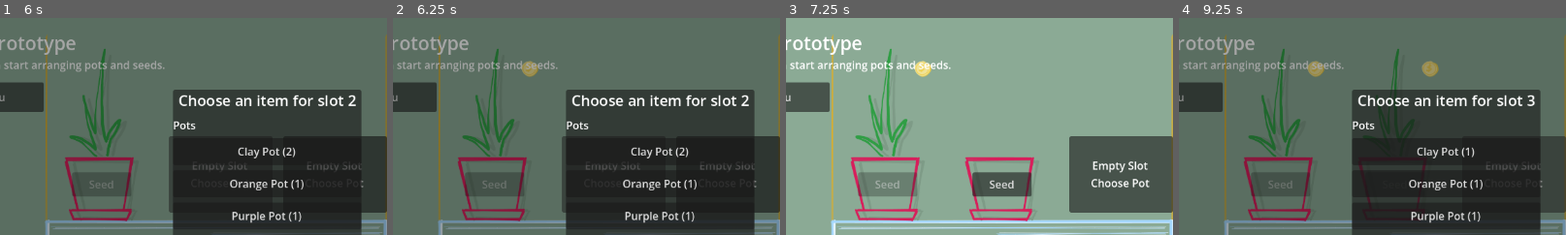
Above: before the commit, frames 1-4 (left to right).
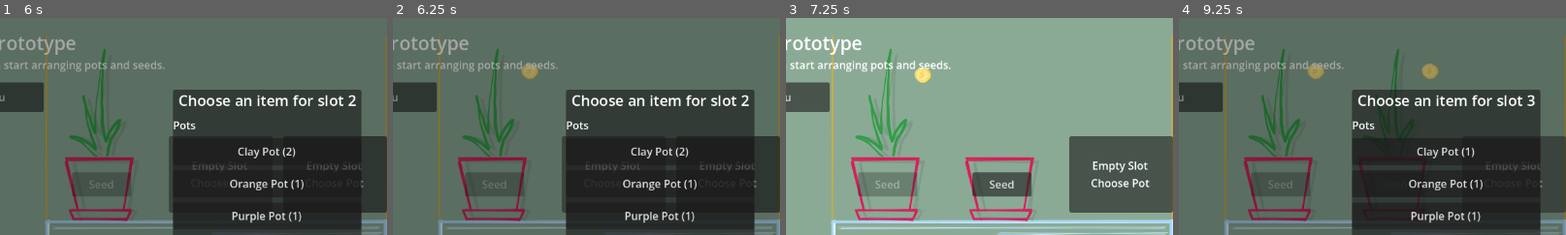
Above: after the commit, the same moments.

Repository: TorusHelm/imiidle
Game: Godot game, scene res://sceens/Main.tscn
Same seed, same stepped clock (60 frames per second), same inputs: the game is played once before the commit and once after it.
Inputs (mouse positions are % of the whole screen's width and height, from its top left):
- Up to frame 1 (6 s): click "Start Game" at 0.5 s; click "Select Shelf" at 1.25 s; click (43, 56) at 2 s; click (29, 36) at 2.77 s; click "Clay Pot (3)" at 3.5 s; click "Seed" at 4.25 s; click "Sansevieria (3)" at 5 s; click (44, 36) at 5.77 s
- Up to frame 2 (6.25 s): no input
- Up to frame 3 (7.25 s): click "Clay Pot (2)" at 6.5 s
- Up to frame 4 (9.25 s): click "Seed" at 7.25 s; click "Sansevieria (2)" at 8 s; click (59, 36) at 8.77 s
The pictures show only the part of the screen within x 16-65%, y 0-50%; the shares and areas given below are measured in that part.

Frame 1 is identical in both runs. In frame 2, 0.1% of the frame differs, in the area x 33-38%, y 19-29%; in frame 3, 0.3%, in the area x 33-38%, y 19-30%; in frame 4, 0.3%.

Commit message:
change tick rate to 0.15

Diff:
--- a/scripts/shelf_instance.gd
+++ b/scripts/shelf_instance.gd
@@ -5,7 +5,7 @@
 var definition: ShelfDefinition
 var room: RoomInstance = null
 var slots: Array[SlotInstance] = []
-var tick_interval := 0.1
+var tick_interval := 0.15
 var _tick_accumulator := 0.0
 var _incoming_events: Array[Dictionary] = []
 var _pending_applications: Array[Dictionary] = []
